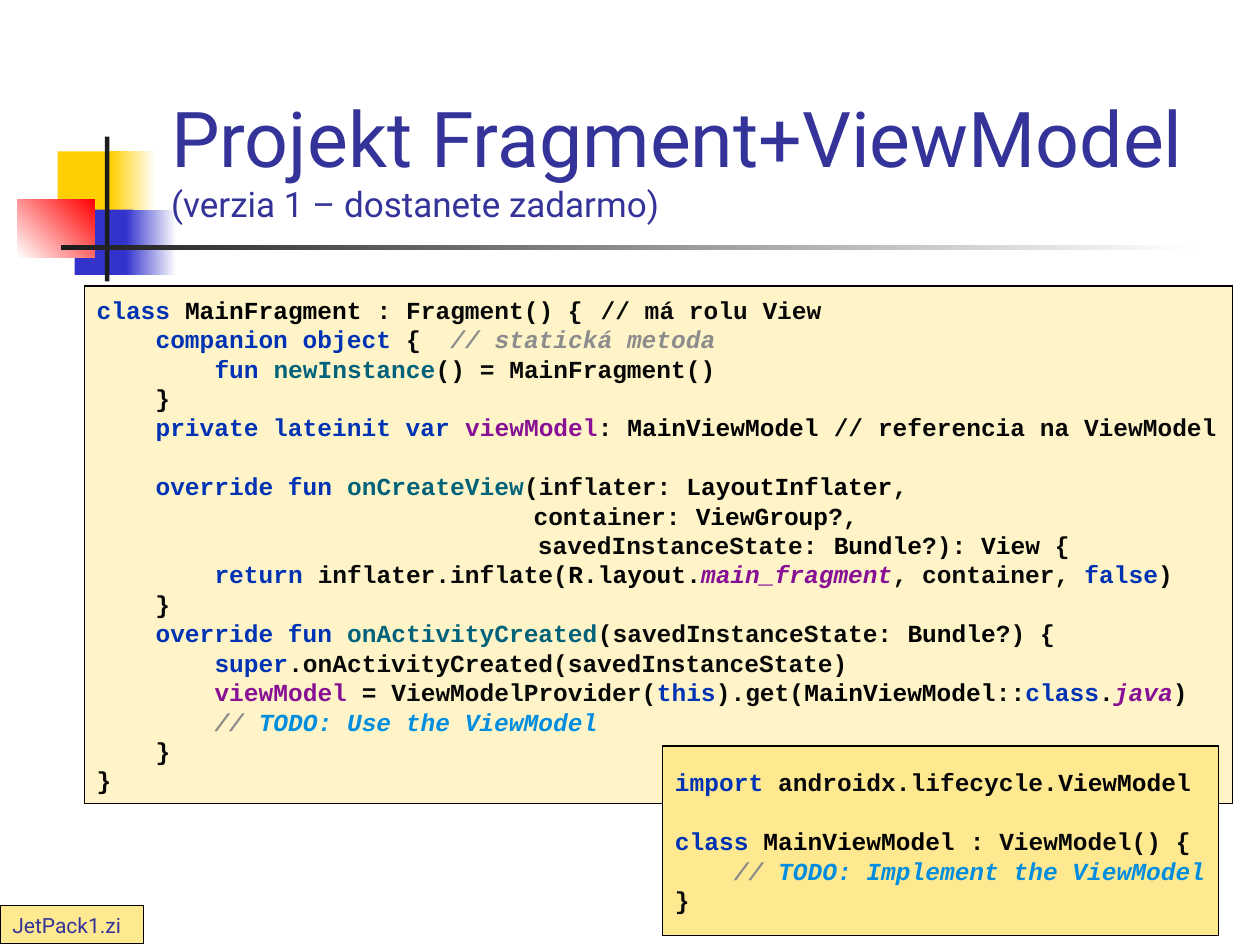
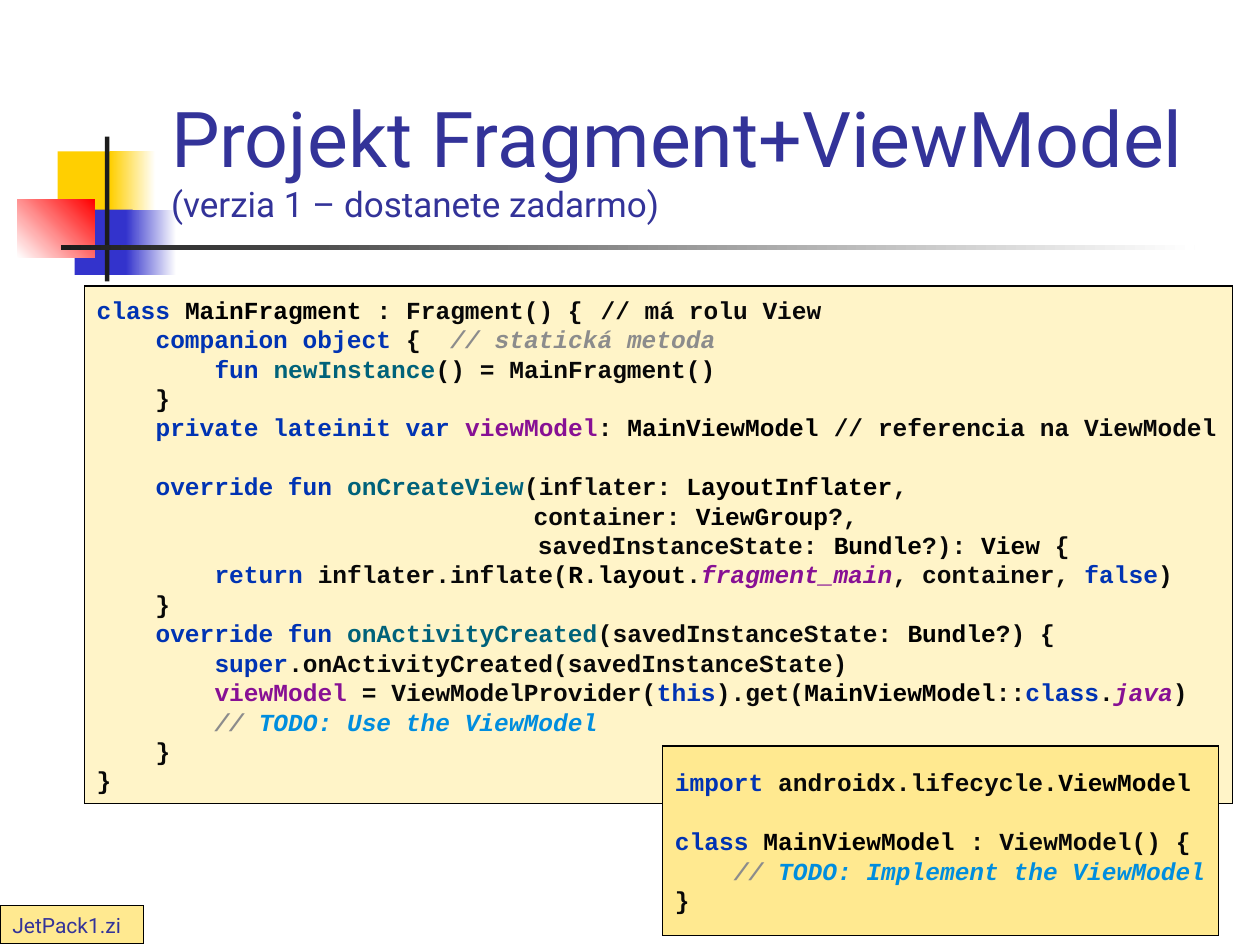
Before and after one commit to vmandro/Prednasky, a slide deck: slide 15 of 07/07_Android.ppt. Drawn at 1260x945 pixels with LibreOffice and Linux fonts; fonts in the diff are those of the drawing. Boxes give left, top, right and bottom in pixels: in the first picture for what was removed or moved away, otherwise in the second. Text is boxed around its words. In the diff, an @@ line names an element or a change of style, - is before the commit and + after.

```diff
--- a/07/07_Android.ppt
+++ b/07/07_Android.ppt
@@ text in rectangle at [156,507,1187,732]: text changed @@
-container: ViewGroup?,
-savedInstanceState: Bundle?): View {
-return inflater.inflate(R.layout.main_fragment, container, false)
-}
-override fun onActivityCreated(savedInstanceState: Bundle?) {
-super.onActivityCreated(savedInstanceState)
-viewModel = ViewModelProvider(this).get(MainViewModel::class.java)
-// TODO: Use the ViewModel
-}
-}
+container: ViewGroup?,
+savedInstanceState: Bundle?): View {
+return inflater.inflate(R.layout.fragment_main, container, false)
+}
+override fun onActivityCreated(savedInstanceState: Bundle?) {
+super.onActivityCreated(savedInstanceState)
+viewModel = ViewModelProvider(this).get(MainViewModel::class.java)
+// TODO: Use the ViewModel
+}
+}
```
Also in this commit, not shown: 6 other slides changed, 1 other file.
